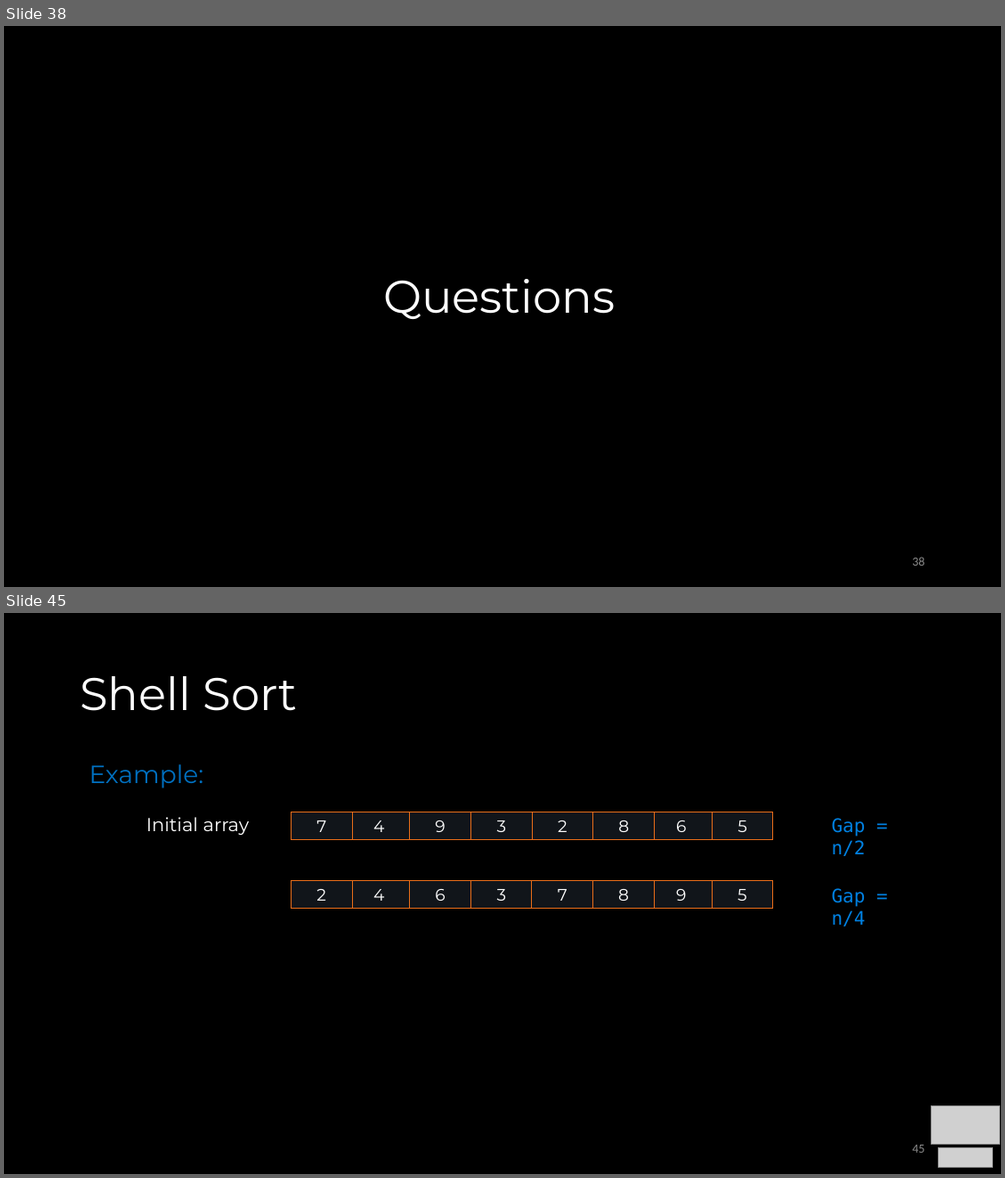
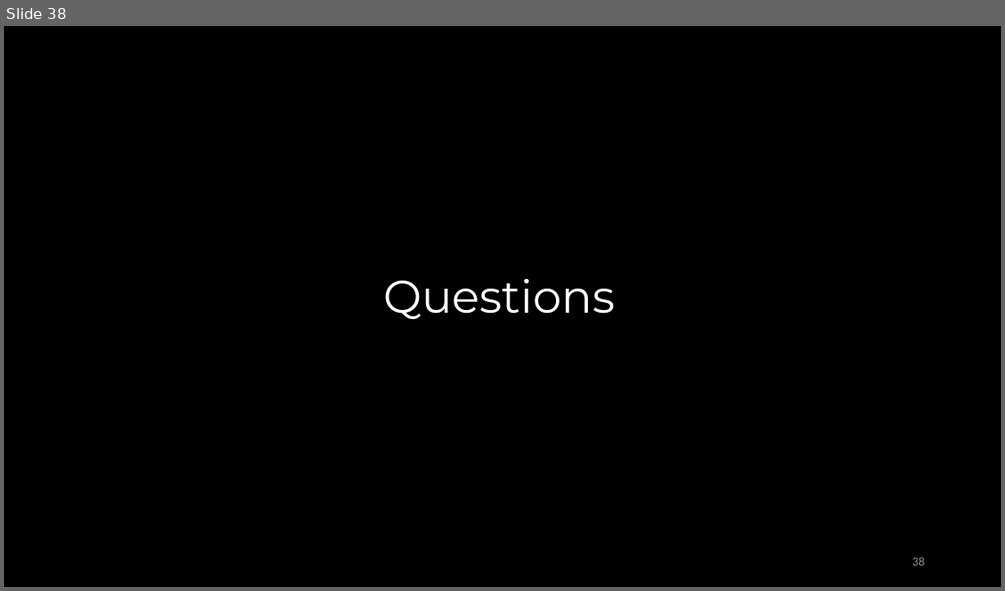
Before and after one commit to COP3530/Instructional-Content, a slide deck: Slides/Slides-PPT/6 - Sorting.pptx. Shown one above the other, each under a label of ours: slides 38 and 45 before the commit, slide 38 after it; the slides between them are not shown. The pictures are 1005x1178 and 1005x591 pixels, drawn with LibreOffice and Linux fonts; fonts in the diff are those of the drawing; grey boxes stand for pictures. Boxes give left, top, right and bottom in pixels: in the first picture for what was removed or moved away, otherwise in the second. Text is boxed around its words. In the diff, an @@ line names an element or a change of style, - is before the commit and + after.

```diff
--- a/Slides/Slides-PPT/6 - Sorting.pptx
+++ b/Slides/Slides-PPT/6 - Sorting.pptx
@@ slide 45 removed at <box>4,613,1001,1174</box>, background #000000 @@
@@ title removed at <box>80,676,298,711</box> @@
-Shell Sort
@@ text removed at <box>89,764,204,788</box> @@
-Example:
@@ text removed at <box>146,817,250,835</box> @@
-Initial array
@@ group removed at <box>291,812,774,840</box>: 8 rectangles @@
-9
-4
-7
-3
-2
-5
-6
-8
@@ text removed at <box>832,818,866,856</box> @@
-Gap = n/2
@@ rectangle removed at <box>291,880,353,908</box> @@
-2
@@ rectangle removed at <box>348,880,410,908</box> @@
-4
@@ rectangle removed at <box>409,880,470,908</box> @@
-6
@@ rectangle removed at <box>470,880,532,908</box> @@
-3
@@ rectangle removed at <box>532,880,593,908</box> @@
-7
@@ rectangle removed at <box>593,880,655,908</box> @@
-8
@@ rectangle removed at <box>651,880,712,908</box> @@
-9
@@ rectangle removed at <box>712,880,774,908</box> @@
-5
@@ text removed at <box>832,888,866,926</box> @@
-Gap = n/4
@@ picture removed at <box>931,1106,1000,1144</box> @@
@@ page number removed at <box>912,1144,924,1152</box> @@
-45
@@ picture removed at <box>938,1148,993,1167</box> @@
```
Also in this commit, not shown: 2 slides changed, 34 other slides removed.
